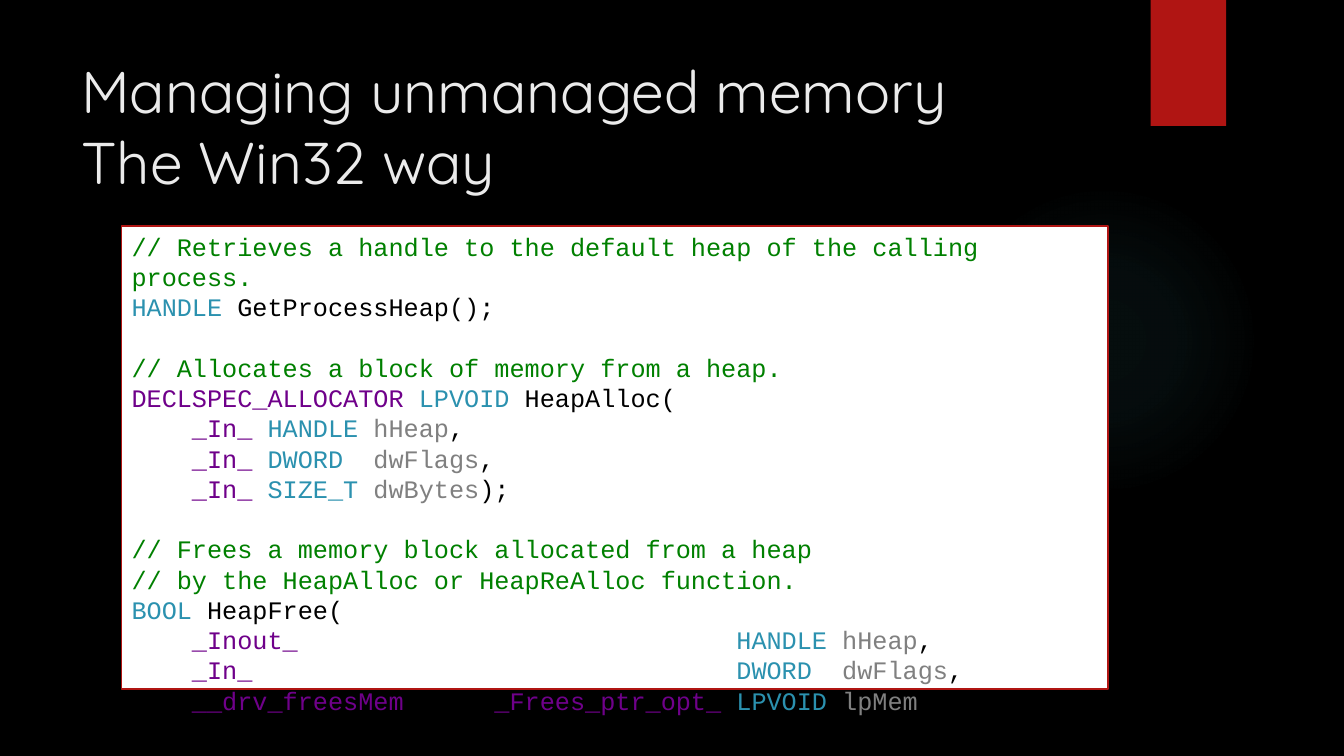
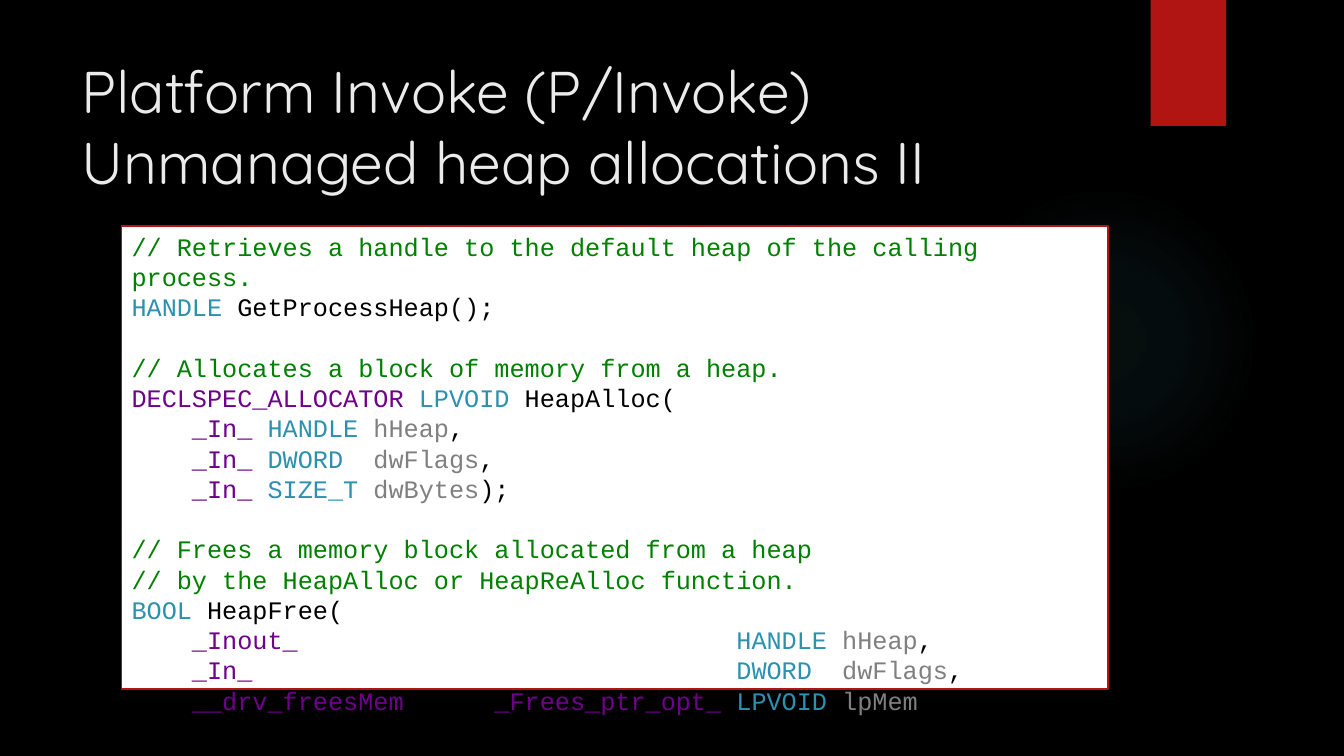
Before and after one commit to dennisdietrich/UnsafeCSharp, a slide deck: slide 23 of doc/Introduction to unsafe C#.pptx (slide 24 before the commit). Drawn at 1344x756 pixels with LibreOffice and Linux fonts; fonts in the diff are those of the drawing; background and template pictures are left out. Boxes give left, top, right and bottom in pixels: in the first picture for what was removed or moved away, otherwise in the second. Text is boxed around its words. In the diff, an @@ line names an element or a change of style, - is before the commit and + after.

```diff
--- a/doc/Introduction to unsafe C#.pptx
+++ b/doc/Introduction to unsafe C#.pptx
@@ title at (81,66,925,196): text changed @@
-Managing unmanaged memory
-The Win32 way
+Platform Invoke (P/Invoke)
+Unmanaged heap allocations II
```
Also in this commit, not shown: 8 other slides changed, 3 slides removed, 2 other files.
